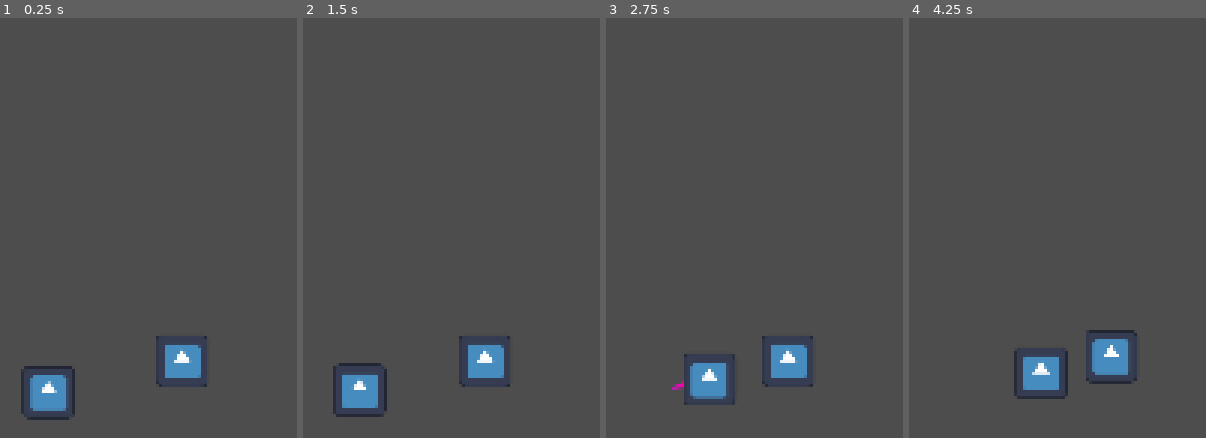
Above: before the commit, frames 1-4 (left to right).
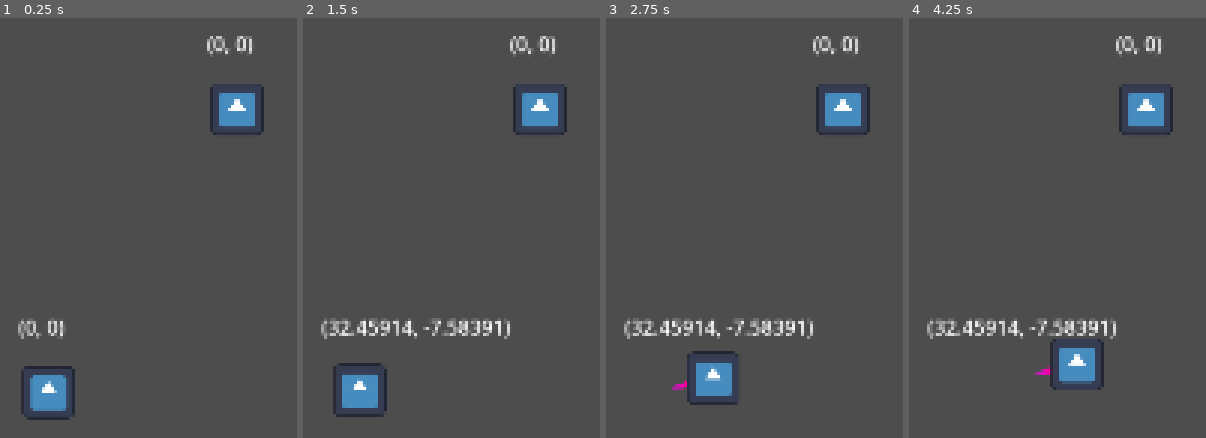
Above: after the commit, the same moments.

Repository: super-Colin/godot-physics-drag
Game: Godot game, scene res://game.tscn
The game is run twice, just before and just after one commit, with the same random seed, the same clock (stepped at 60 frames per second) and the same inputs. The engine's default icon, where the game draws it, is replaced by a stand-in: a white triangle on a blue panel in a dark square.
Inputs (mouse positions are in pixels of both pictures, inside the frame that each line leads up to):
- Up to frame 1 (0.25 s): no input
- Up to frame 2 (1.5 s): tap Enter at 0.5 s; move the mouse to (350, 391) at 0.52 s; press the mouse at (350, 391) at 0.53 s; tap Space at 1.25 s; move the mouse to (484, 362) at 1.27 s; release the mouse at (484, 362) at 1.28 s; click (484, 362) at 1.35 s
- Up to frame 3 (2.75 s): move the mouse to (outside the picture) at 2.02 s; press the mouse at (outside the picture) at 2.03 s
- Up to frame 4 (4.25 s): tap Enter at 2.75 s; move the mouse to (outside the picture) at 2.77 s; release the mouse at (outside the picture) at 2.78 s; click (outside the picture) at 2.85 s; move the mouse to (outside the picture) at 3.52 s; press the mouse at (outside the picture) at 3.53 s

The runs differ from the first frame. In frame 1, 3.3% of the frame differs, in the area x 6-89%, y 4-88%; in frame 2, 4.3%; in frame 3, 5.2%; in frame 4, 6.7%, in the area x 6-89%, y 4-91%.

Commit message:
collision detection and remove linear damping

Diff:
--- a/game.tscn
+++ b/game.tscn
@@ -20,4 +20,4 @@
 isTarget = false
 
 [node name="Particle2" parent="." instance=ExtResource("4_wutqv")]
-position = Vector2(727, 615)
+position = Vector2(771, 413)
--- a/nucleus.tscn
+++ b/nucleus.tscn
@@ -32,6 +32,8 @@
 
 [node name="Particle" type="RigidBody2D"]
 mass = 0.1
+contact_monitor = true
+max_contacts_reported = 4
 script = ExtResource("1_6wc5g")
 
 [node name="Hitbox" type="CollisionShape2D" parent="."]
--- a/particle.gd
+++ b/particle.gd
@@ -21,6 +21,15 @@
 	if not isTarget:
 		Globals.particleRef = $'.'
 	%Nucleus.mass = weight
+	%Nucleus.body_entered.connect(handleCollision)
+
+
+#func handleCollision(rid, body, bodyIndex, shapeIndex):
+func handleCollision(body):
+	print("collision: ", body)
+	if "weight" in body:
+		print("weight : ", body.weight)
+
 
 func _physics_process(delta: float) -> void:
 	var pull = Vector2.ZERO
@@ -28,6 +37,7 @@
 		pull = %Nucleus.get_local_mouse_position().normalized().rotated(%Nucleus.rotation) * mousePull
 		#print("pulling - ", pull)
 		%Nucleus.apply_central_force(pull)
+	%Label.text = str(%Nucleus.linear_velocity)
 
 	#for orbiter in $'.'.get_node("Shell1").get_children():
 		#var relPos = orbiter.position - %Nucleus.position
--- a/particle.tscn
+++ b/particle.tscn
@@ -8,3 +8,11 @@
 
 [node name="Nucleus" parent="." instance=ExtResource("1_8pkaw")]
 unique_name_in_owner = true
+
+[node name="Label" type="Label" parent="."]
+unique_name_in_owner = true
+offset_left = -24.0
+offset_top = -64.0
+offset_right = 22.0
+offset_bottom = -41.0
+text = "10.00"
--- a/project.godot
+++ b/project.godot
@@ -35,6 +35,8 @@
 [physics]
 
 2d/default_gravity=0.0
+2d/default_linear_damp=0.0
+2d/default_angular_damp=0.0
 
 [rendering]
 
